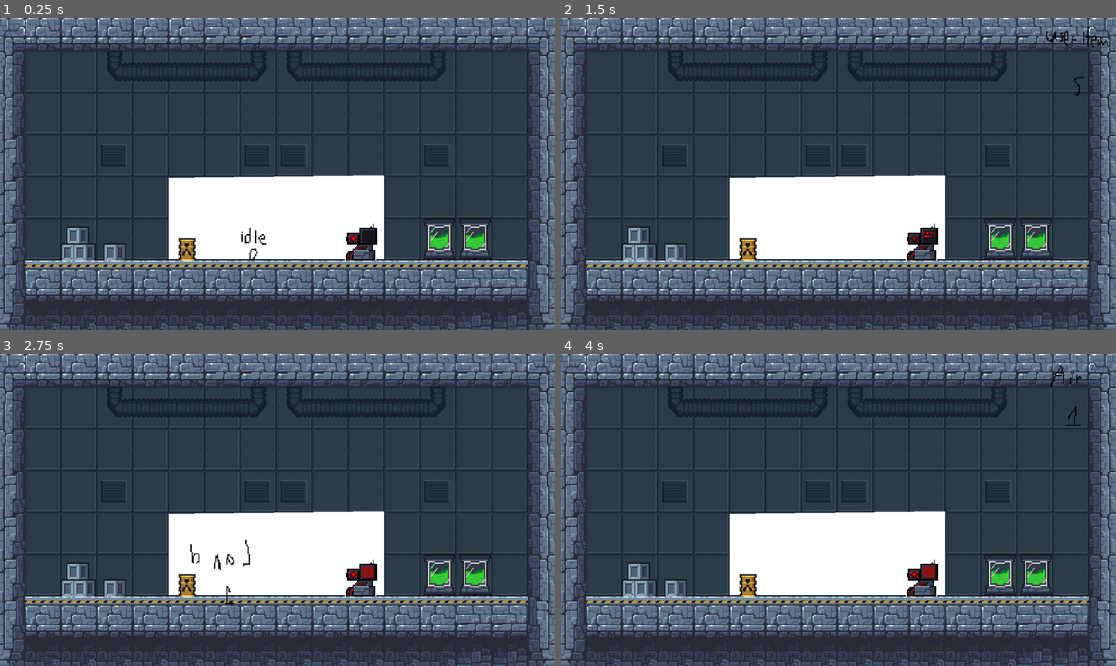
Above: before the commit, frames 1-4 (two rows, left to right).
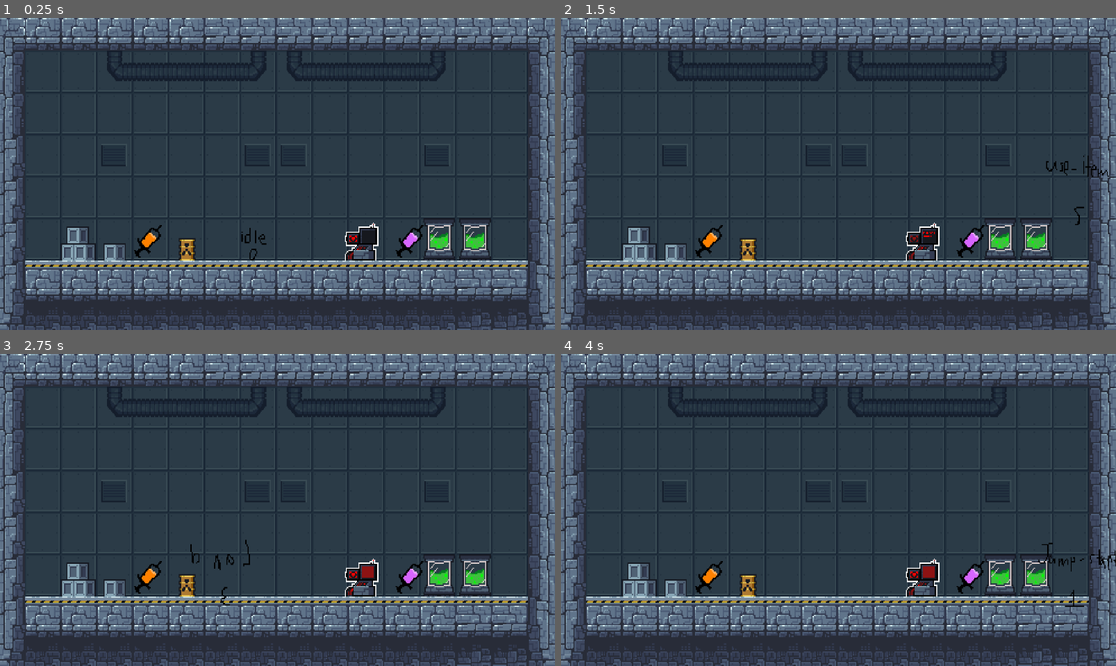
Above: after the commit, the same moments.

Repository: CAHSI-Game-Studios/OutbreakJam
Game: Godot game, scene res://Rooms/room1.tscn
The game is run twice, just before and just after one commit, with the same random seed, the same clock (stepped at 60 frames per second) and the same inputs.
Inputs:
- Up to frame 1 (0.25 s): no input
- Up to frame 2 (1.5 s): tap Enter at 0.5 s; hold Shift (run) 0.53-1.28 s; hold D (right) from 0.53 s (still down); tap Space (jump) at 0.77, 1.07 s; tap E (use_item) at 0.8, 1.35 s
- Up to frame 3 (2.75 s): tap Space (jump) at 1.52, 1.55, 1.82, 2.1 s; release D (right) at 2.03 s; hold A (left) from 2.03 s (still down); hold Shift (run) from 2.03 s (still down)
- Up to frame 4 (4 s): release A (left) at 2.78 s; release Shift (run) at 2.78 s; hold D (right) from 2.78 s (still down); tap Shift (run) at 2.85 s; tap Space (jump) at 3.02, 3.32, 3.77, 3.8 s; tap E (use_item) at 3.05, 3.6 s

The runs differ from the first frame. In frame 1, 9.9% of the frame differs, in the area x 24-77%, y 50-78%; in frame 2, 10%, in the area x 24-99%, y 2-78%; in frame 3, 9.9%; in frame 4, 10%.

Commit message:
Added  StimResource, created the skecth for the Stim us logic

Diff:
--- /dev/null
+++ b/Objects/Stims/Stim.tscn
@@ -0,0 +1,52 @@
+[gd_scene load_steps=9 format=3 uid="uid://cfkq0jo86lkhh"]
+
+[ext_resource type="Script" uid="uid://2auwu6lvynxo" path="res://Scripts/Objects/Stim.gd" id="1_o3y0x"]
+[ext_resource type="Texture2D" uid="uid://d2ubdtte7ntr5" path="res://Assets/Objects/stimSheet.png" id="1_wjmho"]
+
+[sub_resource type="AtlasTexture" id="AtlasTexture_wjmho"]
+atlas = ExtResource("1_wjmho")
+region = Rect2(0, 0, 32, 32)
+
+[sub_resource type="AtlasTexture" id="AtlasTexture_ktmhq"]
+atlas = ExtResource("1_wjmho")
+region = Rect2(32, 0, 32, 32)
+
+[sub_resource type="AtlasTexture" id="AtlasTexture_nv3t4"]
+atlas = ExtResource("1_wjmho")
+region = Rect2(64, 0, 32, 32)
+
+[sub_resource type="AtlasTexture" id="AtlasTexture_u30um"]
+atlas = ExtResource("1_wjmho")
+region = Rect2(96, 0, 32, 32)
+
+[sub_resource type="AtlasTexture" id="AtlasTexture_umdun"]
+atlas = ExtResource("1_wjmho")
+region = Rect2(128, 0, 32, 32)
+
+[sub_resource type="SpriteFrames" id="SpriteFrames_bgxvq"]
+animations = [{
+"frames": [{
+"duration": 1.0,
+"texture": SubResource("AtlasTexture_wjmho")
+}, {
+"duration": 1.0,
+"texture": SubResource("AtlasTexture_ktmhq")
+}, {
+"duration": 1.0,
+"texture": SubResource("AtlasTexture_nv3t4")
+}, {
+"duration": 1.0,
+"texture": SubResource("AtlasTexture_u30um")
+}, {
+"duration": 1.0,
+"texture": SubResource("AtlasTexture_umdun")
+}],
+"loop": true,
+"name": &"stims",
+"speed": 0.0
+}]
+
+[node name="Stim" type="AnimatedSprite2D"]
+sprite_frames = SubResource("SpriteFrames_bgxvq")
+animation = &"stims"
+script = ExtResource("1_o3y0x")
--- /dev/null
+++ b/Objects/Stims/dashStim.tres
@@ -0,0 +1,9 @@
+[gd_resource type="Resource" script_class="StimResource" load_steps=2 format=3 uid="uid://d4dhw4wq7s5uv"]
+
+[ext_resource type="Script" uid="uid://bsfu47enjph03" path="res://Scripts/Resources/StimResource.gd" id="1_qp2p1"]
+
+[resource]
+script = ExtResource("1_qp2p1")
+type = 1
+decayAmount = 10
+metadata/_custom_type_script = "uid://bsfu47enjph03"
--- /dev/null
+++ b/Objects/Stims/doubleJumpStim.tres
@@ -0,0 +1,9 @@
+[gd_resource type="Resource" script_class="StimResource" load_steps=2 format=3 uid="uid://blhifiuusd4xt"]
+
+[ext_resource type="Script" uid="uid://bsfu47enjph03" path="res://Scripts/Resources/StimResource.gd" id="1_i5pov"]
+
+[resource]
+script = ExtResource("1_i5pov")
+type = 2
+decayAmount = 10
+metadata/_custom_type_script = "uid://bsfu47enjph03"
--- /dev/null
+++ b/Objects/Stims/floatStim.tres
@@ -0,0 +1,9 @@
+[gd_resource type="Resource" script_class="StimResource" load_steps=2 format=3 uid="uid://bcm58g23388qj"]
+
+[ext_resource type="Script" uid="uid://bsfu47enjph03" path="res://Scripts/Resources/StimResource.gd" id="1_c4m28"]
+
+[resource]
+script = ExtResource("1_c4m28")
+type = 3
+decayAmount = 10
+metadata/_custom_type_script = "uid://bsfu47enjph03"
--- /dev/null
+++ b/Objects/Stims/healStim.tres
@@ -0,0 +1,9 @@
+[gd_resource type="Resource" script_class="StimResource" load_steps=2 format=3 uid="uid://c1y12hqjci178"]
+
+[ext_resource type="Script" uid="uid://bsfu47enjph03" path="res://Scripts/Resources/StimResource.gd" id="1_qk8s3"]
+
+[resource]
+script = ExtResource("1_qk8s3")
+type = 4
+decayAmount = -50
+metadata/_custom_type_script = "uid://bsfu47enjph03"
--- /dev/null
+++ b/Objects/Stims/magneticStim.tres
@@ -0,0 +1,9 @@
+[gd_resource type="Resource" script_class="Stim" load_steps=2 format=3 uid="uid://bnomabs28ur86"]
+
+[ext_resource type="Script" uid="uid://bsfu47enjph03" path="res://Scripts/Resources/StimResource.gd" id="1_67pjm"]
+
+[resource]
+script = ExtResource("1_67pjm")
+stimStype = 4
+decayAmount = 10
+metadata/_custom_type_script = "uid://bsfu47enjph03"
--- a/Objects/player.tscn
+++ b/Objects/player.tscn
@@ -426,16 +426,16 @@
 
 [sub_resource type="AnimationLibrary" id="AnimationLibrary_1fdda"]
 _data = {
-"RESET": SubResource("Animation_ji8vt"),
-"air": SubResource("Animation_8j8hw"),
-"dash": SubResource("Animation_qhgnq"),
-"die": SubResource("Animation_l6wwg"),
-"idle": SubResource("Animation_e5oad"),
-"jump_start": SubResource("Animation_qswxr"),
-"land": SubResource("Animation_6atam"),
-"run": SubResource("Animation_b0fg6"),
-"use_item": SubResource("Animation_c5hwn"),
-"walk": SubResource("Animation_2a7yk")
+&"RESET": SubResource("Animation_ji8vt"),
+&"air": SubResource("Animation_8j8hw"),
+&"dash": SubResource("Animation_qhgnq"),
+&"die": SubResource("Animation_l6wwg"),
+&"idle": SubResource("Animation_e5oad"),
+&"jump_start": SubResource("Animation_qswxr"),
+&"land": SubResource("Animation_6atam"),
+&"run": SubResource("Animation_b0fg6"),
+&"use_item": SubResource("Animation_c5hwn"),
+&"walk": SubResource("Animation_2a7yk")
 }
 
 [sub_resource type="AnimationNodeAnimation" id="AnimationNodeAnimation_ysmdp"]
@@ -571,7 +571,7 @@
 
 [node name="AnimationPlayer" type="AnimationPlayer" parent="."]
 libraries = {
-"": SubResource("AnimationLibrary_1fdda")
+&"": SubResource("AnimationLibrary_1fdda")
 }
 
 [node name="Sprite2D" type="Sprite2D" parent="."]
@@ -588,3 +588,11 @@
 parameters/conditions/running = false
 parameters/conditions/use_item = false
 parameters/conditions/walk = false
+
+[node name="ItemUI" type="Control" parent="."]
+layout_mode = 3
+anchors_preset = 0
+offset_left = -19.0
+offset_top = -28.0
+offset_right = 21.0
+offset_bottom = 12.0
--- a/Rooms/room1.tscn
+++ b/Rooms/room1.tscn
@@ -1,18 +1,18 @@
-[gd_scene load_steps=5 format=4 uid="uid://c4flp50qniqrw"]
+[gd_scene load_steps=8 format=4 uid="uid://c4flp50qniqrw"]
 
 [ext_resource type="TileSet" uid="uid://38g843gq00bl" path="res://TileSets/facilityDecoration.tres" id="1_la4ie"]
 [ext_resource type="TileSet" uid="uid://b6xkt4gowkr3s" path="res://TileSets/facilityTileSet.tres" id="2_oukn3"]
 [ext_resource type="PackedScene" uid="uid://ca6jump7eimv0" path="res://Objects/tempTerminal.tscn" id="3_0wu6n"]
 [ext_resource type="PackedScene" uid="uid://dhjixin4pocsq" path="res://Objects/player.tscn" id="4_jn5mg"]
+[ext_resource type="PackedScene" uid="uid://cfkq0jo86lkhh" path="res://Objects/Stims/Stim.tscn" id="5_f8sis"]
+[ext_resource type="Resource" uid="uid://d4dhw4wq7s5uv" path="res://Objects/Stims/dashStim.tres" id="6_aojjf"]
+[ext_resource type="Resource" uid="uid://bcm58g23388qj" path="res://Objects/Stims/floatStim.tres" id="7_aojjf"]
 
 [node name="Room1" type="Node2D"]
 
 [node name="Walls" type="TileMapLayer" parent="."]
 tile_map_data = PackedByteArray("AAAAAPz/AAAHAAYAAAAAAP3/AAAHAAYAAAAAAP7/AAAHAAYAAAAAAP//AAAHAAYAAAABAPz/AAAHAAYAAAABAP …(1968 unchanged characters)…
 tile_set = ExtResource("2_oukn3")
-
-[node name="Polygon2D" type="Polygon2D" parent="."]
-polygon = PackedVector2Array(128, -63, 128, -1, 320, -1, 320, -65)
 
 [node name="Decoration" type="TileMapLayer" parent="."]
 tile_map_data = PackedByteArray("AAAMAP//AAACAAEAAAALAP//AAACAAEAAAABAP//AAABAAIAAAACAP//AAAAAAIAAAAEAP//AAAAAAAAAAA=")
@@ -27,3 +27,11 @@
 [node name="Camera2D" type="Camera2D" parent="."]
 position = Vector2(225, -66)
 zoom = Vector2(2.33, 2.72)
+
+[node name="dashStim" parent="." instance=ExtResource("5_f8sis")]
+position = Vector2(110, -14)
+StimStype = ExtResource("6_aojjf")
+
+[node name="floatStim" parent="." instance=ExtResource("5_f8sis")]
+position = Vector2(343, -14)
+StimStype = ExtResource("7_aojjf")
--- /dev/null
+++ b/Scripts/Objects/Stim.gd
@@ -0,0 +1,14 @@
+extends AnimatedSprite2D
+
+class_name Stim
+
+@export var StimStype : StimResource
+
+
+func _ready() -> void:
+	self.frame = StimStype.type
+
+func getType() -> int:
+	return StimStype.type
+func getDecayCost() -> int:
+	return StimStype.decayAmount
--- a/Scripts/Objects/playerScript.gd
+++ b/Scripts/Objects/playerScript.gd
@@ -1,47 +1,62 @@
 extends CharacterBody2D
 
 @onready var animation_tree: AnimationTree = $AnimationTree
+@export var maxDecay : int = 100
+
 
 const SPEED : int = 300.0
 const JUMP_VELOCITY : int = -400.0
+
+
+# IMPLEMENT LOGIC TO CHANGE selectedStim maybe a keypressed -1/+1 the value
+var heldStims : Array[Stim]
+var selectedStim : int
+var decay : int
+
+# Stim variables
+var canDash : bool = false
+var canDoubleJump : bool = false
+var isMagnetic : bool = false
+var isFloaty : bool = false
+
+# Animation handler and logic variables
 var jumped : bool = false
 var onGround : bool = true
 var running : float = 1
 var notRunning : bool = true
 var fastFall : float = 1
+var direction : float
 
+
+# Runs everytime the player is instantiated
 func _ready():
 	animation_tree.active = true
 
-func _process(delta: float) -> void:
+# Runs every frame
+func _physics_process(delta: float) -> void:
 	update_animation_parameters()
+	input()
+	if not is_on_floor():
+		velocity.y += get_gravity().y * delta * fastFall
+	velocity.x = SPEED*direction*running
+	move_and_slide()
 
-func _physics_process(delta: float) -> void:
+# Handles the input
+func input():
 	if Input.is_action_pressed("down"):
 		fastFall = 1.5
 	else:
 		fastFall = 1
-	if not is_on_floor():
-		velocity += get_gravity() * delta * fastFall
-		onGround = false
-	else:
-		onGround = true
-		if jumped:
-			jumped = false
-	if Input.is_action_just_pressed("jump"):
+	if Input.is_action_just_pressed("jump") && is_on_floor():
 		velocity.y = JUMP_VELOCITY
 		jumped = true
-
-	var direction = Input.get_axis("left","right")
-
+	direction = Input.get_axis("left","right")
 	if Input.is_action_pressed("run") && direction:
 		running = 1.25
 	else:
 		running = 1
-	velocity.x = SPEED*direction*running
-	move_and_slide()
 
-
+# See Player->AnimationTree. https://www.youtube.com/watch?v=iElHZhOxGYA&ab_channel=Bitlytic
 func update_animation_parameters():
 	if velocity.x < 0:
 		$Sprite2D.flip_h = true
@@ -74,3 +89,19 @@
 	else:
 		animation_tree["parameters/conditions/running"] = false
 		animation_tree["parameters/conditions/notRunning"] = true
+
+
+func useStim() -> void:
+	var stimToUse : Stim = heldStims[selectedStim]
+	match stimToUse.getType():
+		1:
+			canDash = true
+		2:
+			canDoubleJump = true
+		3:
+			isFloaty = true
+		4:
+			isMagnetic = true
+	# remove stim from the ui
+	decay -= stimToUse.getDecayCost()
+	heldStims.erase(stimToUse)
--- /dev/null
+++ b/Scripts/Resources/StimResource.gd
@@ -0,0 +1,15 @@
+extends Resource
+
+# Instead of making many item scenes, we make a resource and implement the logic in the player script.
+class_name StimResource
+
+enum TYPE {
+	HEAL,
+	DASH,
+	DOUBLE_JUMP,
+	FLOAT,
+	MAGNETIC
+}
+
+@export var type : TYPE
+@export var decayAmount : int
--- a/project.godot
+++ b/project.godot
@@ -12,7 +12,7 @@
 
 config/name="2D-PLATFORMER-PUZZLE"
 run/main_scene="res://Rooms/room1.tscn"
-config/features=PackedStringArray("4.3", "GL Compatibility")
+config/features=PackedStringArray("4.4", "GL Compatibility")
 
 [input]
 
Binary file added: Assets/Objects/stimSheet.png
Not shown, added: Assets/Objects/stimSheet.png.import
Not shown: 1 places in Objects/player.tscn that only renumber resources
Not shown, added: Scripts/Objects/Stim.gd.uid
Not shown, added: Scripts/Objects/playerScript.gd.uid
Not shown, added: Scripts/Resources/StimResource.gd.uid
